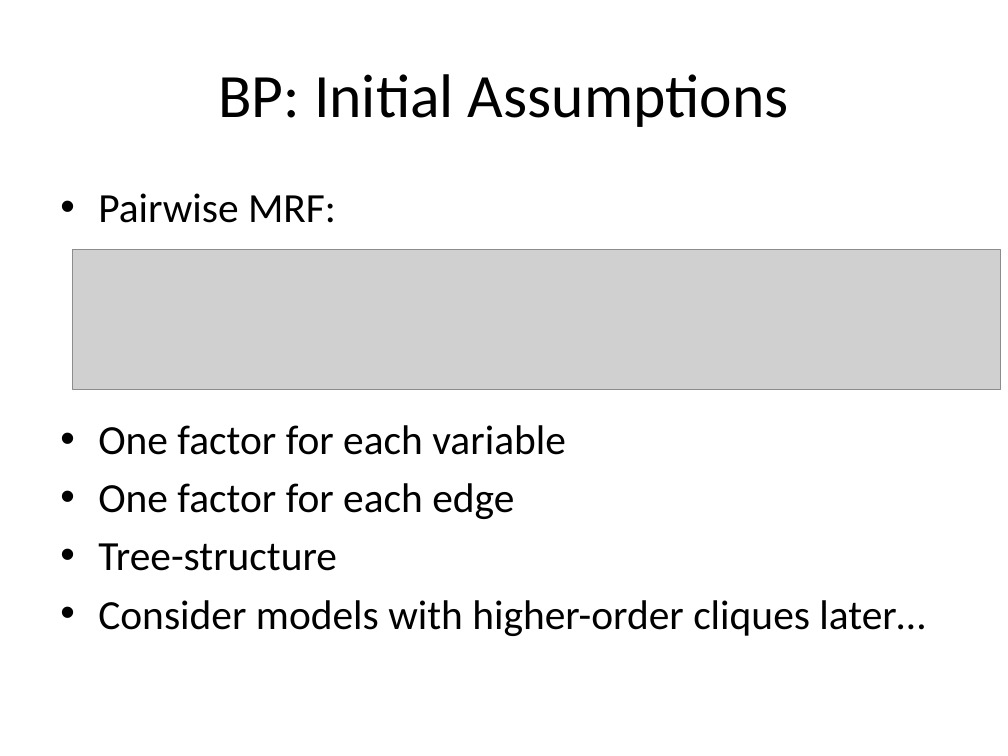
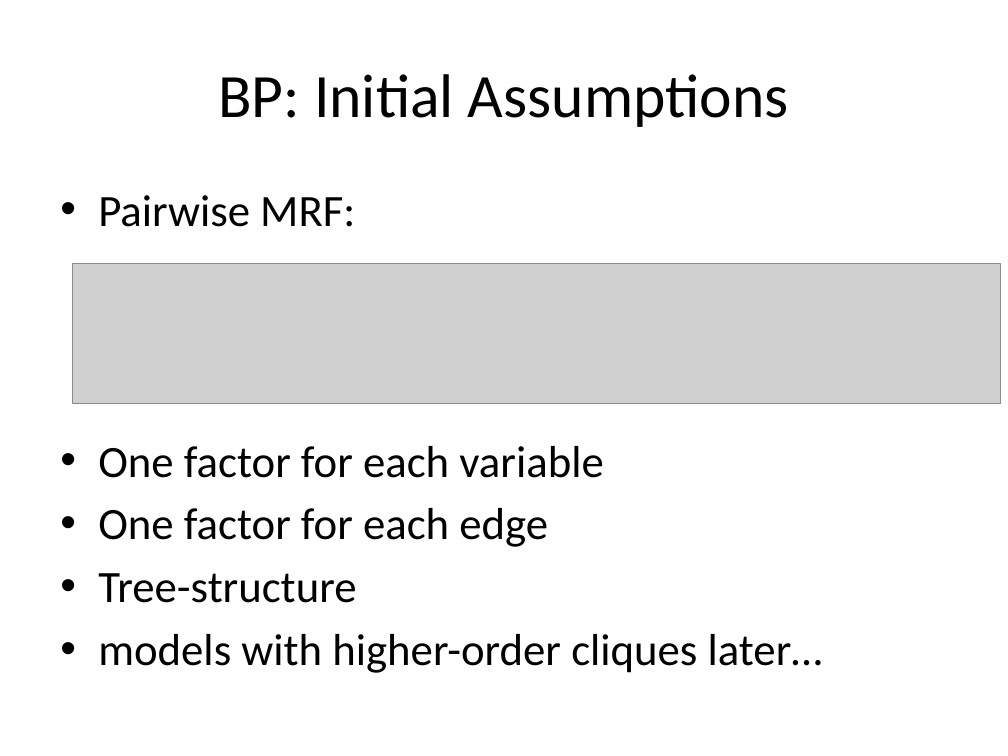
Before and after one commit to aritter/aritter.github.io, a slide deck: slide 12 of courses/slides/exact_inference.pptx (slide 10 before the commit). Drawn at 1008x756 pixels with LibreOffice and Linux fonts; fonts in the diff are those of the drawing; grey boxes stand for pictures. Boxes give left, top, right and bottom in pixels: in the first picture for what was removed or moved away, otherwise in the second. Text is boxed around its words. In the diff, an @@ line names an element or a change of style, - is before the commit and + after.

Commit message:
updated slides

```diff
--- a/courses/slides/exact_inference.pptx
+++ b/courses/slides/exact_inference.pptx
@@ text at <box>98,195,603,603</box>: size 29.6 to 32 pt in "Pairwise MRF:", "One factor for each variable", "One factor for each edge", "Tree-structure" @@
@@ picture: place and size @@
-picture at <box>73,249,1001,389</box>
+picture at <box>73,264,1001,404</box>
@@ text at <box>98,634,823,673</box>: text changed; size 29.6 to 32 pt @@
-• Consider models with higher-order cliques later…
+• models with higher-order cliques later…
```
Also in this commit, not shown: 3 other slides changed, 3 slides added, 2 slides removed.
